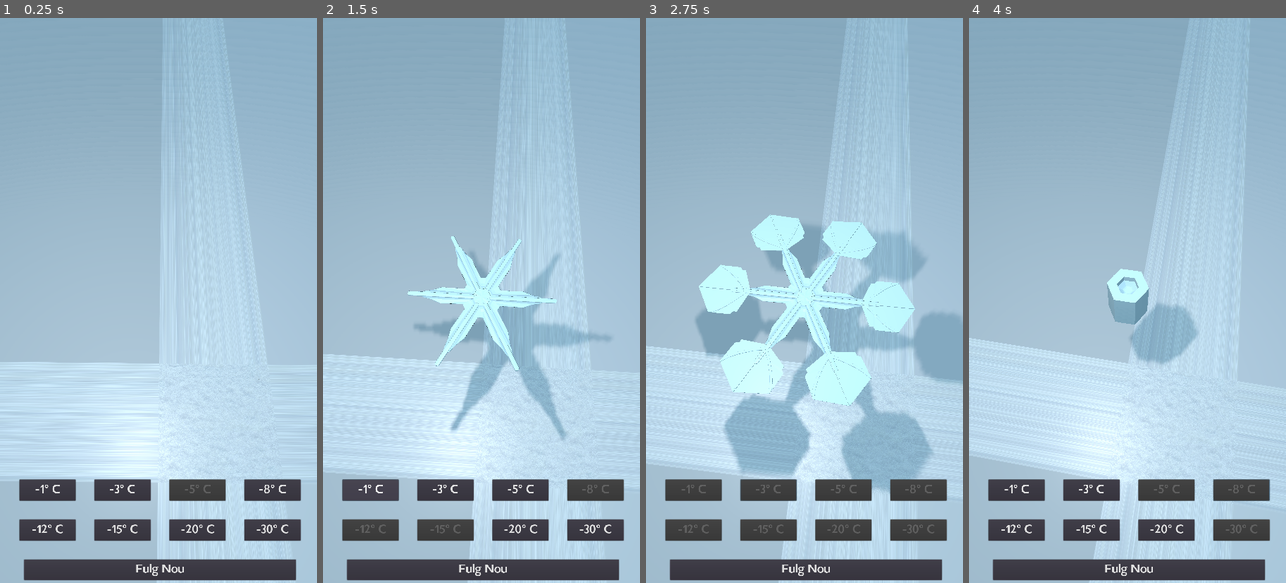
Above: before the commit, frames 1-4 (left to right).
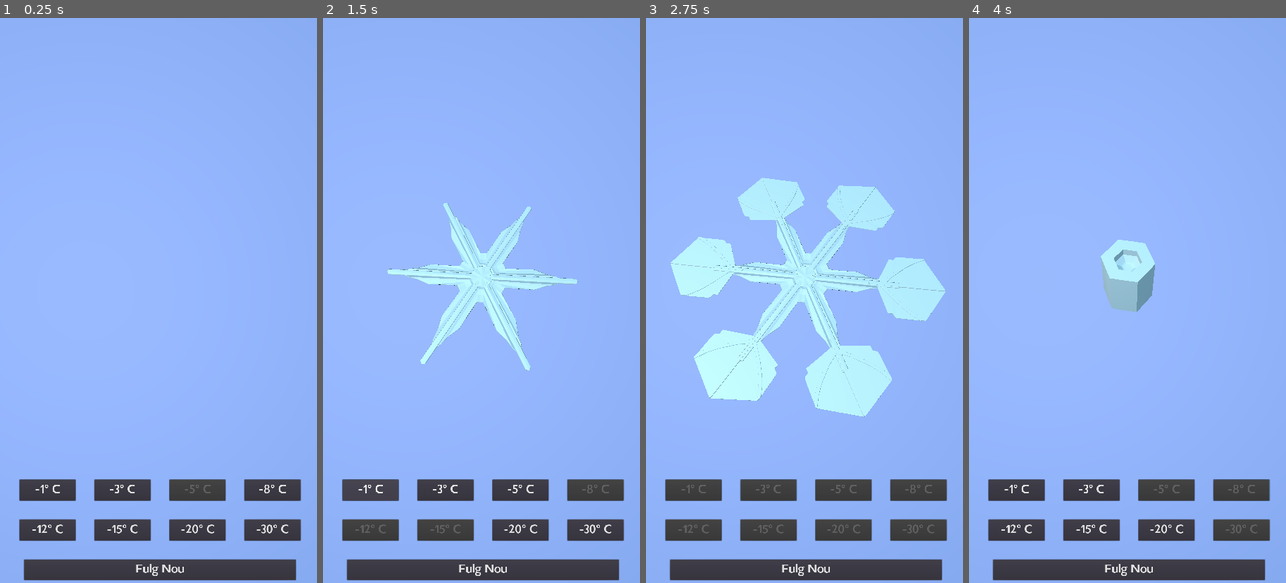
Above: after the commit, the same moments.

Repository: szabotudor/snowflake
Game: Godot game, scene res://Scenes/Control.tscn
Same seed, same stepped clock (60 frames per second), same inputs: the game is played once before the commit and once after it.
Inputs:
- Up to frame 1 (0.25 s): no input
- Up to frame 2 (1.5 s): click "Fulg Nou" at 0.5 s; click "-1° C" at 1.25 s
- Up to frame 3 (2.75 s): click "-3° C" at 2 s
- Up to frame 4 (4 s): click "Fulg Nou" at 2.75 s; click "-8° C" at 3.5 s

The runs differ from the first frame. In frame 1, 91% of the frame differs, in the area x 0-100%, y 0-100%; in frame 2, 90%; in frame 3, 85%; in frame 4, 91%.

Commit message:
Imagine de backround Schimbat scale-ul UV si pozitia Camera mai aproape de scena Schimbat pozitia luminii

Diff:
--- a/Scenes/Control.tscn
+++ b/Scenes/Control.tscn
@@ -1,19 +1,14 @@
 [gd_scene load_steps=7 format=2]
 
-[ext_resource path="res://Modele/7_ice crystals snow texture-seamless.jpg" type="Texture" id=1]
+[ext_resource path="res://Modele/172105752-winter-mountains-northern-nature-rocky-landscape-with-conifers-trees-and-rocks-covered-with-snow.png" type="Texture" id=1]
 [ext_resource path="res://Themes/DefaultTheme.tres" type="Theme" id=2]
 [ext_resource path="res://Scripts/Main.gd" type="Script" id=3]
 [ext_resource path="res://Scripts/Menu.gd" type="Script" id=4]
 
 [sub_resource type="SpatialMaterial" id=2]
-flags_world_triplanar = true
 albedo_texture = ExtResource( 1 )
-metallic = 0.16
-metallic_texture = ExtResource( 1 )
-roughness = 0.4
-roughness_texture_channel = 4
-uv1_scale = Vector3( 0.5, 0.5, 0.5 )
-uv1_triplanar = true
+uv1_scale = Vector3( -2.911, -2.817, -0.004 )
+uv1_offset = Vector3( -0.156, 0.457, 0 )
 
 [sub_resource type="CubeMesh" id=1]
 material = SubResource( 2 )
@@ -30,17 +25,17 @@
 [node name="CamContainer" type="Spatial" parent="Main"]
 
 [node name="MeshInstance" type="MeshInstance" parent="Main/CamContainer"]
-transform = Transform( 1, 0, 0, 0, 1, 0, 0, 0, 1, 0, -3.4, -4.6 )
+transform = Transform( 1, 0, 0, 0, 0.853823, -0.520563, 0, 0.520563, 0.853823, 0, -3.4, -4.6 )
+cast_shadow = 0
 mesh = SubResource( 1 )
 skeleton = NodePath("../..")
 
 [node name="Camera" type="Camera" parent="Main/CamContainer"]
-transform = Transform( 1, 0, 0, 0, 0.49294, 0.870063, 0, -0.870063, 0.49294, 0, 4.55463, 2.63244 )
+transform = Transform( 1, 0, 0, 0, 0.49294, 0.870063, 0, -0.870063, 0.49294, 0, 3.47536, 2.25087 )
 
 [node name="OmniLight" type="OmniLight" parent="Main"]
-transform = Transform( 1, 0, 0, 0, 1, 0, 0, 0, 1, -0.556296, 2.58121, 0.694283 )
-light_energy = 0.556
-shadow_enabled = true
+transform = Transform( 1, 0, 0, 0, 1, 0, 0, 0, 1, -1.51154, 2.58121, 1.80328 )
+light_energy = 0.523
 omni_range = 17.24
 
 [node name="Menu" type="Control" parent="."]
@@ -114,6 +109,14 @@
 theme = ExtResource( 2 )
 text = "-20° C"
 
+[node name="Clear" type="Button" parent="Menu/20"]
+margin_left = -496.0
+margin_top = 136.0
+margin_right = 432.0
+margin_bottom = 206.0
+theme = ExtResource( 2 )
+text = "Fulg Nou"
+
 [node name="30" type="Button" parent="Menu" groups=["spawn_button"]]
 margin_left = 832.0
 margin_top = 1704.0
@@ -122,14 +125,6 @@
 theme = ExtResource( 2 )
 text = "-30° C"
 
-[node name="Clear" type="Button" parent="Menu"]
-margin_left = 80.0
-margin_top = 1840.0
-margin_right = 1008.0
-margin_bottom = 1910.0
-theme = ExtResource( 2 )
-text = "Fulg Nou"
-
 [connection signal="pressed" from="Menu/1" to="Menu" method="_on_spawn_pressed" binds= [ "1" ]]
 [connection signal="pressed" from="Menu/3" to="Menu" method="_on_spawn_pressed" binds= [ "3" ]]
 [connection signal="pressed" from="Menu/5" to="Menu" method="_on_spawn_pressed" binds= [ "5" ]]
@@ -137,5 +132,5 @@
 [connection signal="pressed" from="Menu/12" to="Menu" method="_on_spawn_pressed" binds= [ "12" ]]
 [connection signal="pressed" from="Menu/15" to="Menu" method="_on_spawn_pressed" binds= [ "15" ]]
 [connection signal="pressed" from="Menu/20" to="Menu" method="_on_spawn_pressed" binds= [ "20" ]]
+[connection signal="button_up" from="Menu/20/Clear" to="Menu" method="_on_Clear"]
 [connection signal="pressed" from="Menu/30" to="Menu" method="_on_spawn_pressed" binds= [ "30" ]]
-[connection signal="button_up" from="Menu/Clear" to="Menu" method="_on_Clear"]
Binary file added: Modele/172105752-winter-mountains-northern-nature-rocky-landscape-with-conifers-trees-and-rocks-covered-with-snow.png
